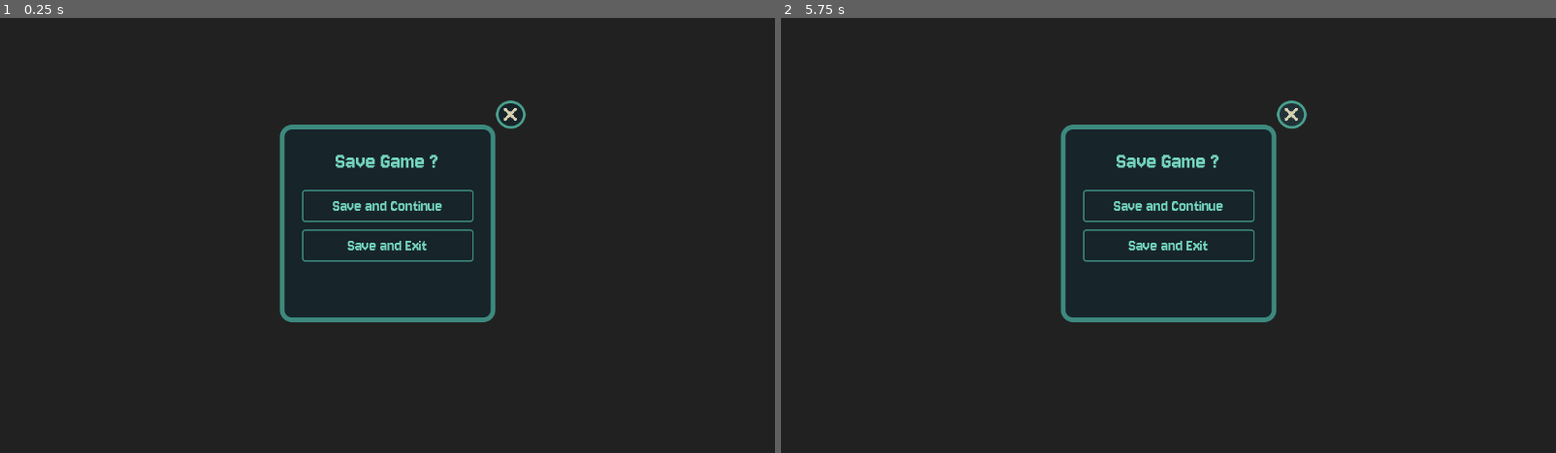
Above: before the commit, frames 1-2 (left to right).
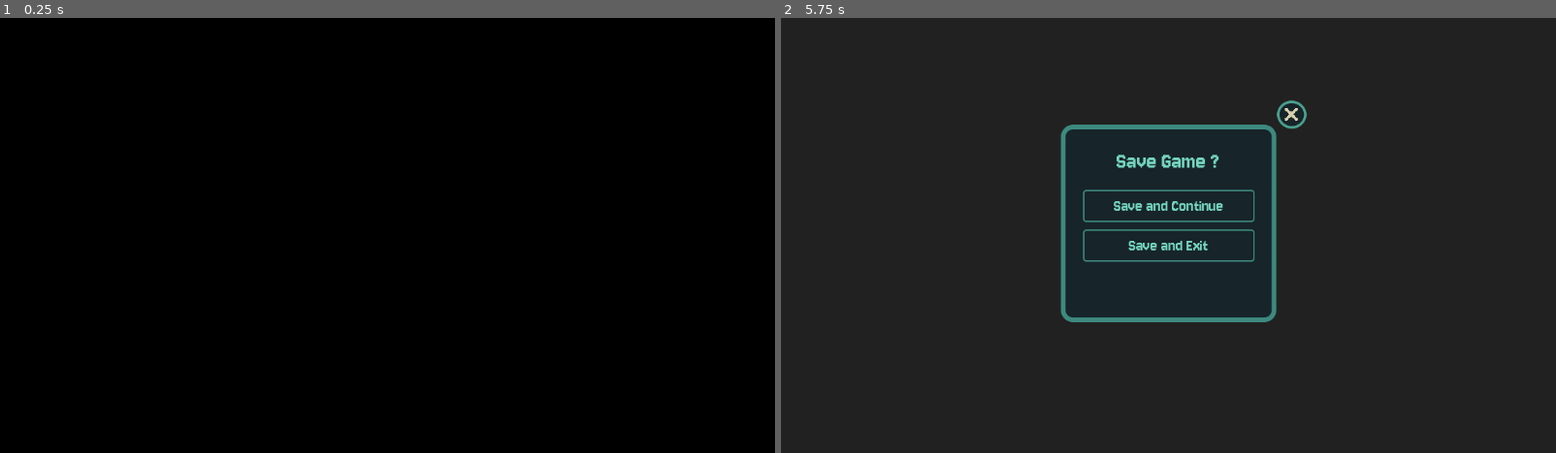
Above: after the commit, the same moments.

Repository: Tiltnick/ip2gd
Game: Godot game, scene res://scenes/Menues/saving_menu.tscn
Same seed, same stepped clock (60 frames per second), same inputs: the game is played once before the commit and once after it. This scene is started directly instead of the project's main scene.
Inputs (mouse positions are in pixels of both pictures, inside the frame that each line leads up to):
- Up to frame 1 (0.25 s): no input
- Up to frame 2 (5.75 s): click (1168, 205) at 0.5 s, where only the run before the commit has a clickable "Save and Continue"; click (1292, 113) at 1.27 s; tap Enter (ui_accept) at 2, 2.27, 2.75, 3.02, 3.5, 4.25, 4.52, 5, 5.27 s; hold D (moveRight) 2.03-2.78 s; hold Shift (run) 2.03-2.78 s; hold S (moveDown) 2.78-3.53 s; tap Shift (run) at 2.85, 4.35 s; hold D (moveRight) 3.53-4.28 s; hold Shift (run) 3.53-4.28 s; hold W (moveUp) 4.28-5.03 s; hold A (moveLeft) from 5.03 s (still down); hold Shift (run) from 5.03 s (still down); tap Escape (esc, bound only after the commit) at 5.65 s

The runs differ from the first frame. In frame 1, 100% of the frame differs, in the area x 0-100%, y 0-100%; in frame 2, less than 0.1%.

Commit message:
save menu functions
added functions to save menu (open,close)

Diff:
--- a/project.godot
+++ b/project.godot
@@ -128,6 +128,11 @@
 , Object(InputEventJoypadButton,"resource_local_to_scene":false,"resource_name":"","device":0,"button_index":0,"pressure":0.0,"pressed":false,"script":null)
 ]
 }
+esc={
+"deadzone": 0.2,
+"events": [Object(InputEventKey,"resource_local_to_scene":false,"resource_name":"","device":-1,"window_id":0,"alt_pressed":false,"shift_pressed":false,"ctrl_pressed":false,"meta_pressed":false,"pressed":false,"keycode":0,"physical_keycode":4194305,"key_label":0,"unicode":0,"location":0,"echo":false,"script":null)
+]
+}
 
 [internationalization]
 
--- a/scenes/Menues/main_menu.tscn
+++ b/scenes/Menues/main_menu.tscn
@@ -313,6 +313,7 @@
 icon_alignment = 1
 
 [node name="SettingsButton" type="Button" parent="."]
+visible = false
 layout_mode = 1
 anchors_preset = 1
 anchor_left = 1.0
--- a/scenes/Menues/saving_menu.tscn
+++ b/scenes/Menues/saving_menu.tscn
@@ -1,6 +1,7 @@
-[gd_scene load_steps=11 format=3 uid="uid://dfa4ga2b2k76f"]
+[gd_scene load_steps=12 format=3 uid="uid://dfa4ga2b2k76f"]
 
 [ext_resource type="FontFile" uid="uid://dgqqm7w7cyunk" path="res://assets/fonts/Jersey10-Regular.ttf" id="1_ksa70"]
+[ext_resource type="Script" uid="uid://diqrxi17ysr2f" path="res://scripts/menu/saving_menu.gd" id="1_u0lg0"]
 [ext_resource type="Texture2D" uid="uid://cuis6vsr4w33q" path="res://assets/sprites/ui/loschen.png" id="2_f4u1l"]
 
 [sub_resource type="StyleBoxFlat" id="StyleBoxFlat_duj72"]
@@ -84,14 +85,17 @@
 [sub_resource type="StyleBoxEmpty" id="StyleBoxEmpty_5n6h5"]
 
 [node name="saving_menu" type="Control"]
+visible = false
 layout_mode = 3
 anchors_preset = 15
 anchor_right = 1.0
 anchor_bottom = 1.0
 grow_horizontal = 2
 grow_vertical = 2
+script = ExtResource("1_u0lg0")
 
 [node name="ColorRect" type="ColorRect" parent="."]
+process_mode = 3
 layout_mode = 1
 anchors_preset = 15
 anchor_right = 1.0
@@ -142,7 +146,7 @@
 layout_mode = 2
 theme_override_constants/separation = 11
 
-[node name="SettingsButton" type="Button" parent="ColorRect/Panel/VBoxContainer/VBoxContainer"]
+[node name="ContinueButton" type="Button" parent="ColorRect/Panel/VBoxContainer/VBoxContainer"]
 layout_mode = 2
 mouse_default_cursor_shape = 2
 theme_override_colors/font_color = Color(0.45882353, 0.8392157, 0.7490196, 1)
@@ -158,7 +162,7 @@
 theme_override_styles/focus = SubResource("StyleBoxEmpty_au487")
 text = "Save and Continue"
 
-[node name="SettingsButton2" type="Button" parent="ColorRect/Panel/VBoxContainer/VBoxContainer"]
+[node name="ExitButton" type="Button" parent="ColorRect/Panel/VBoxContainer/VBoxContainer"]
 layout_mode = 2
 mouse_default_cursor_shape = 2
 theme_override_colors/font_color = Color(0.45882353, 0.8392157, 0.7490196, 1)
@@ -192,3 +196,7 @@
 theme_override_styles/focus = SubResource("StyleBoxEmpty_5n6h5")
 icon = ExtResource("2_f4u1l")
 icon_alignment = 1
+
+[connection signal="pressed" from="ColorRect/Panel/VBoxContainer/VBoxContainer/ContinueButton" to="." method="_on_continue_button_pressed"]
+[connection signal="pressed" from="ColorRect/Panel/VBoxContainer/VBoxContainer/ExitButton" to="." method="_on_exit_button_pressed"]
+[connection signal="pressed" from="ColorRect/RoundButtton" to="." method="_on_round_buttton_pressed"]
--- a/scripts/menu/saving_menu.gd
+++ b/scripts/menu/saving_menu.gd
@@ -1,11 +1,36 @@
 extends Control
 
+#Game not paused anymore, menu hides
+func resume():
+	get_tree().paused = false
+	hide()
 
-# Called when the node enters the scene tree for the first time.
-func _ready() -> void:
-	pass # Replace with function body.
+#game pauses and menu shows
+func pause():
+	get_tree().paused = true
+	show()
+
+#when pressing esc and game is paused, game starts
+#when game isn't paused, it pauses --> menu opens
+func esc():
+	if Input.is_action_just_pressed("esc") and get_tree().paused == false:
+		pause()
+	elif Input.is_action_just_pressed("esc") and get_tree().paused == true:
+		resume()
 
 
-# Called every frame. 'delta' is the elapsed time since the previous frame.
-func _process(delta: float) -> void:
-	pass
+
+
+func _on_continue_button_pressed() -> void:
+	resume()
+
+
+func _on_exit_button_pressed() -> void:
+	get_tree().change_scene_to_file("res://scenes/Menues/main_menu.tscn")
+
+
+func _on_round_buttton_pressed() -> void:
+	resume()
+
+func _process(delta):
+	esc()
